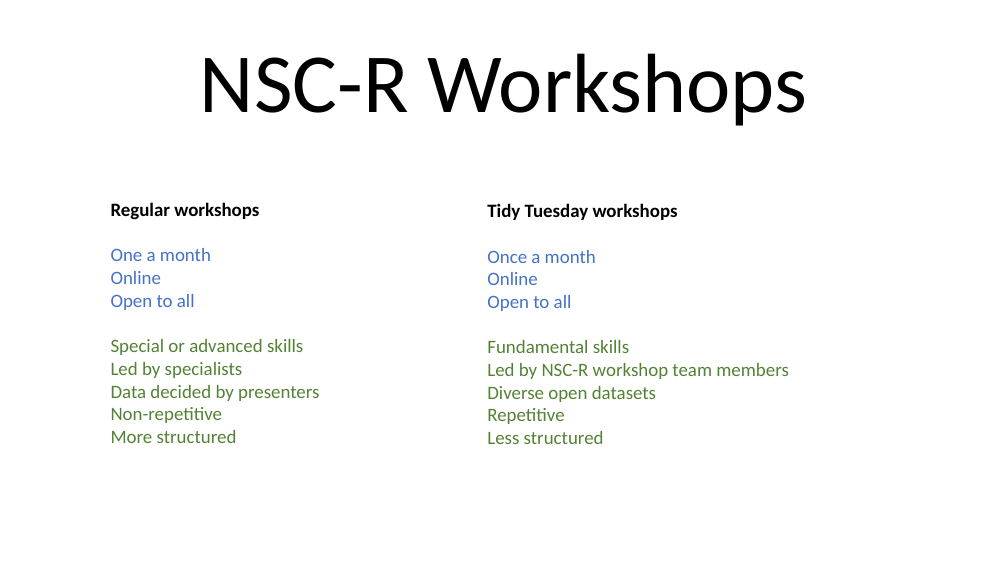
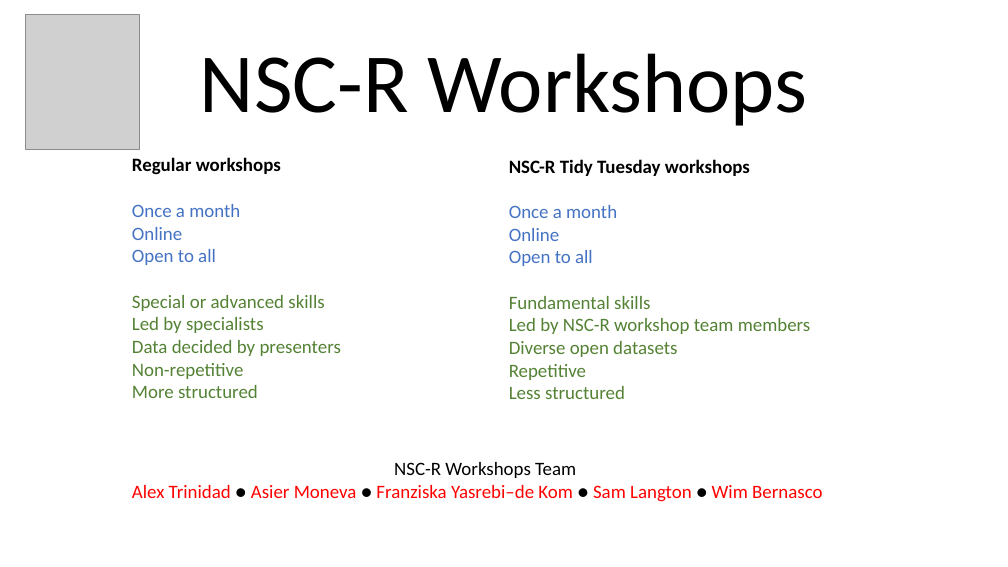
Before and after one commit to bernasco/NSC-R_tidy_tuesday_20221115, a slide deck: slide 1 of NSC-R Tidy Tuesday slides November 15 - 2022.pptx (slide 2 before the commit). Drawn at 1008x567 pixels with LibreOffice and Linux fonts; fonts in the diff are those of the drawing; grey boxes stand for pictures. Boxes give left, top, right and bottom in pixels: in the first picture for what was removed or moved away, otherwise in the second. Text is boxed around its words. In the diff, an @@ line names an element or a change of style, - is before the commit and + after.

Commit message:
Updates slides

```diff
--- a/NSC-R Tidy Tuesday slides November 15 - 2022.pptx
+++ b/NSC-R Tidy Tuesday slides November 15 - 2022.pptx
@@ picture added at [25,14,140,149] @@
@@ text "Regular workshops": place and size @@
-text "Regular workshops" at [111,202,319,443]
+text "Regular workshops" at [132,157,341,398]
@@ text "NSC-R Tidy Tuesday workshops": place and size @@
-text "NSC-R Tidy Tuesday workshops" at [487,203,789,444]
+text "NSC-R Tidy Tuesday workshops" at [509,159,811,399]
@@ text at [509,159,750,176]: text changed @@
-Tidy Tuesday workshops
+NSC-R Tidy Tuesday workshops
@@ text at [132,204,240,217]: text changed @@
-One a month
+Once a month
@@ text added at [132,462,822,502], 18 pt, text #FF0000 @@
+NSC-R Workshops Team
+Alex Trinidad ● Asier Moneva ● Franziska Yasrebi–de Kom ● Sam Langton ● Wim Bernasco
```
Also in this commit, not shown: 1 slide added, 1 slide removed.
